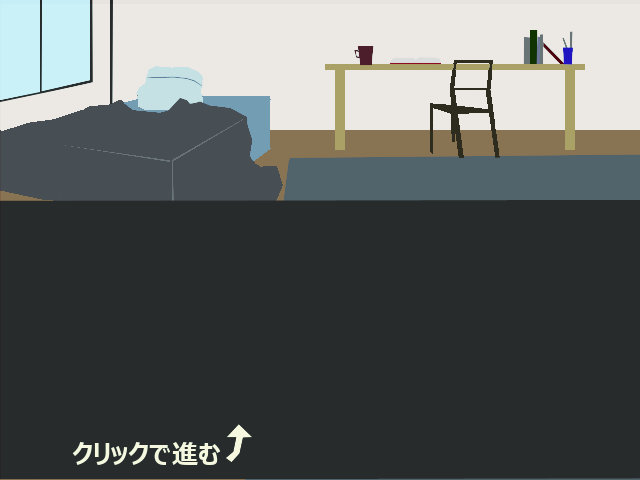
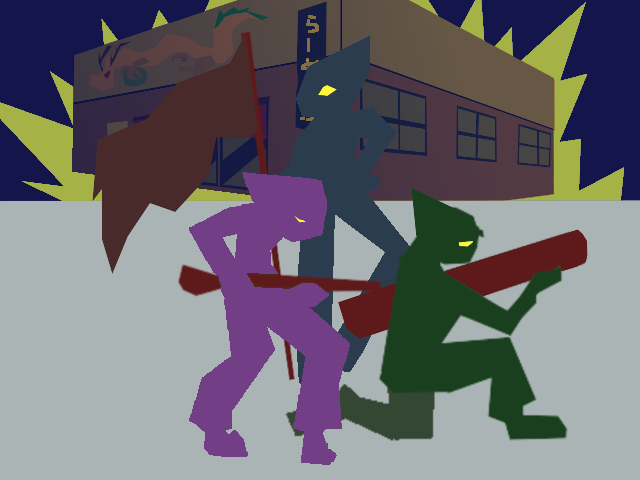
Two versions of the same layered image (640x480). Layer-by-layer changes:
showed group "レイヤーグループ" (5 layers) over [0, 0, 640, 480]
showed group "ramennya" (8 layers) over [0, 0, 640, 480]
painted on "レイヤー #11" over [0, 201, 640, 480]
painted on "レイヤー #18" over [0, 200, 640, 480]
painted on "レイヤー #17" over [0, 200, 640, 480]
painted on "レイヤー #12" over [290, 200, 510, 223]
painted on "レイヤー #15" over [0, 200, 640, 480]
hid group "room #1" (3 layers) over [0, 0, 640, 480]
hid "レイヤー #24" over [72, 424, 253, 465]
painted on "room" over [0, 198, 640, 480]
